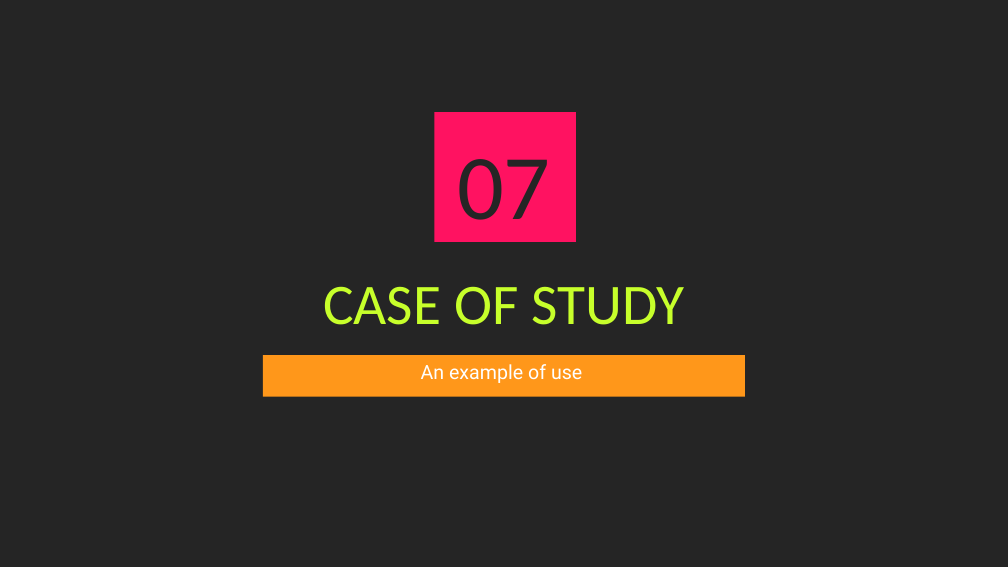
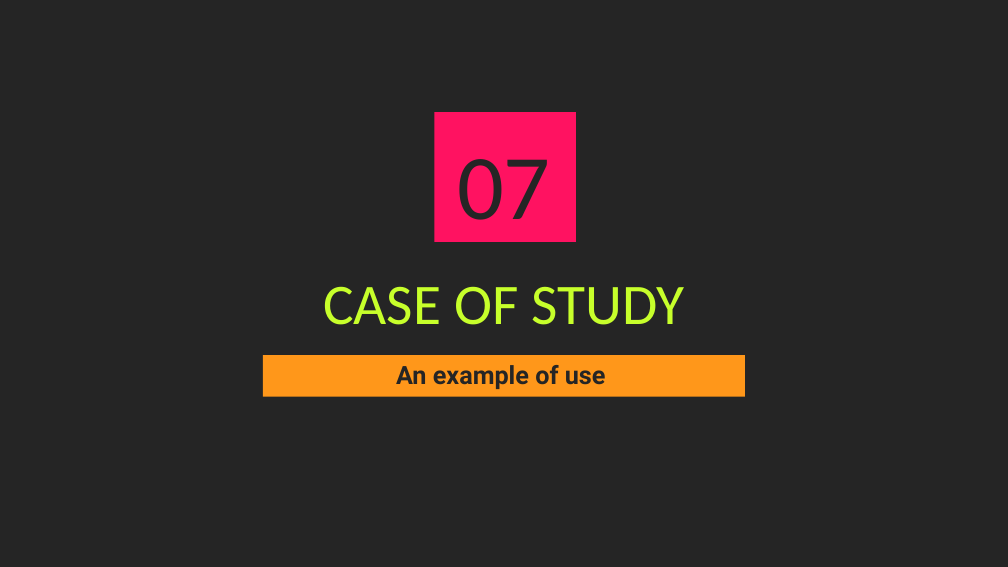
Before and after one commit to Covid19-visualization/Documentation, a slide deck: slide 22 of slides/presentation.pptx. Drawn at 1008x567 pixels with LibreOffice and Linux fonts; fonts in the diff are those of the drawing. Boxes give left, top, right and bottom in pixels: in the first picture for what was removed or moved away, otherwise in the second. Text is boxed around its words. In the diff, an @@ line names an element or a change of style, - is before the commit and + after.

```diff
--- a/slides/presentation.pptx
+++ b/slides/presentation.pptx
@@ text "An example of use" at [396,365,606,389]: size 14 to 18 pt, text colour #FFFFFF to #252525, bold on @@
```
Also in this commit, not shown: 11 other slides changed, 1 other file.
